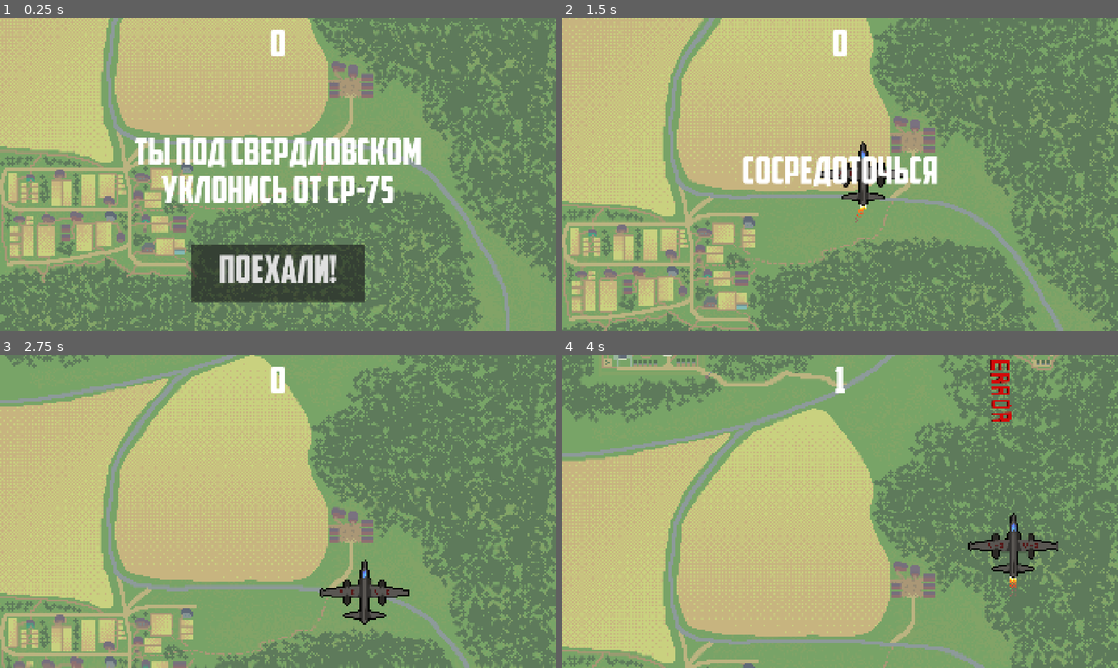
Above: before the commit, frames 1-4 (two rows, left to right).
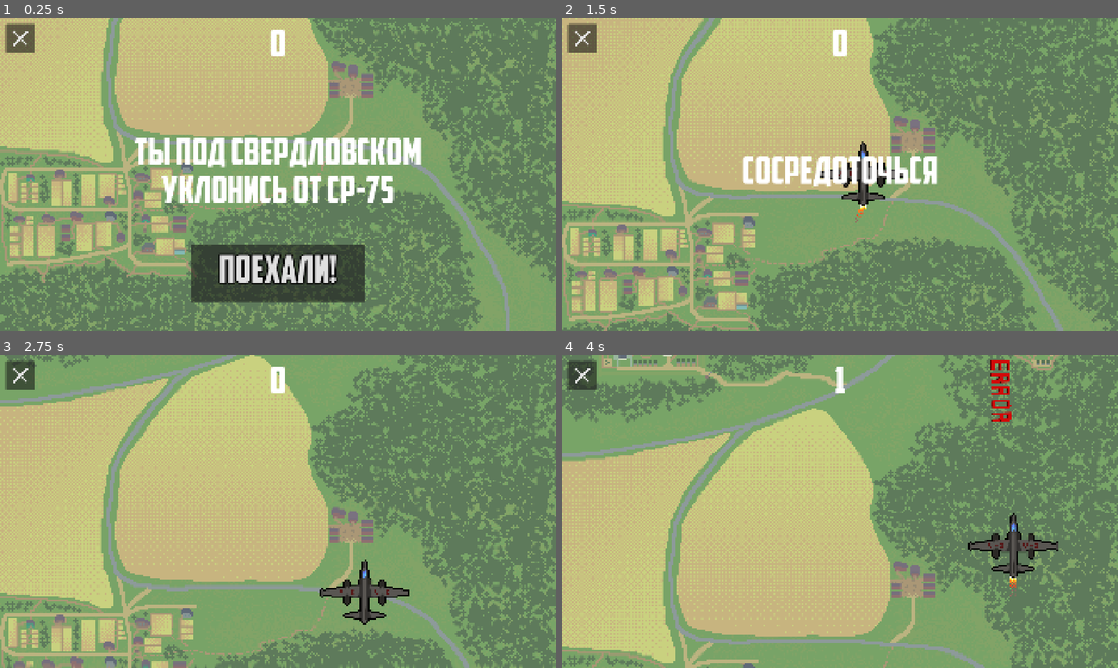
Above: after the commit, the same moments.

Repository: Griboedovich/U-2_Incident
Game: Godot game, scene res://scenes/main.tscn
Two runs of this game, one before a commit and one after it. Both use one fixed random seed, a clock stepped at 60 frames per second and the inputs below.
Inputs:
- Up to frame 1 (0.25 s): no input
- Up to frame 2 (1.5 s): click "Поехали!" at 0.5 s; hold D (move_right) from 1.28 s (still down)
- Up to frame 3 (2.75 s): release D (move_right) at 2.03 s; hold S (move_down) from 2.03 s (still down)
- Up to frame 4 (4 s): release S (move_down) at 2.78 s; hold D (move_right) 2.78-3.53 s; hold W (move_up) from 3.53 s (still down)

The runs differ from the first frame. In frame 1, 1.3% of the frame differs, in the area x 0-61%, y 1-86%; in frame 2, 0.5%; in frame 3, 0.5%; in frame 4, 0.5%.

Commit message:
Добавил кнопку выхода из игры

Diff:
--- /dev/null
+++ b/icons/close_24dp_E3E3E3.svg
@@ -0,0 +1 @@
+<svg xmlns="http://www.w3.org/2000/svg" height="24px" viewBox="0 0 24 24" width="24px" fill="#e3e3e3"><path d="M0 0h24v24H0z" fill="none"/><path d="M19 6.41L17.59 5 12 10.59 6.41 5 5 6.41 10.59 12 5 17.59 6.41 19 12 13.41 17.59 19 19 17.59 13.41 12z"/></svg>
--- a/scenes/hud.tscn
+++ b/scenes/hud.tscn
@@ -2,11 +2,12 @@
 
 [ext_resource type="FontFile" uid="uid://dio4xyt8lrr1n" path="res://fonts/americancaptaincyrillic.ttf" id="1_37p78"]
 [ext_resource type="Script" uid="uid://d0bjktdot0uc5" path="res://scripts/hud.gd" id="1_64ctp"]
+[ext_resource type="Texture2D" uid="uid://ficlx330u4gu" path="res://icons/close_24dp_E3E3E3.svg" id="3_5ysmq"]
 
-[node name="Hud" type="CanvasLayer"]
+[node name="Hud" type="CanvasLayer" unique_id=1289960736]
 script = ExtResource("1_64ctp")
 
-[node name="ScoreLabel" type="Label" parent="."]
+[node name="ScoreLabel" type="Label" parent="." unique_id=1723087072]
 anchors_preset = 10
 anchor_right = 1.0
 offset_bottom = 203.0
@@ -17,7 +18,7 @@
 horizontal_alignment = 1
 vertical_alignment = 1
 
-[node name="Message" type="Label" parent="."]
+[node name="Message" type="Label" parent="." unique_id=224961790]
 anchors_preset = 14
 anchor_top = 0.5
 anchor_right = 1.0
@@ -34,7 +35,7 @@
 vertical_alignment = 1
 autowrap_mode = 2
 
-[node name="StartButton" type="Button" parent="."]
+[node name="StartButton" type="Button" parent="." unique_id=1300608707]
 anchors_preset = 7
 anchor_left = 0.5
 anchor_top = 1.0
@@ -46,13 +47,24 @@
 offset_bottom = -100.0
 grow_horizontal = 2
 grow_vertical = 0
+theme_override_constants/outline_size = 20
 theme_override_fonts/font = ExtResource("1_37p78")
 theme_override_font_sizes/font_size = 128
 text = "Поехали!"
 
-[node name="MessageTimer" type="Timer" parent="."]
+[node name="MessageTimer" type="Timer" parent="." unique_id=58791022]
 wait_time = 2.0
 one_shot = true
 
+[node name="ExitButton" type="Button" parent="." unique_id=1265925798]
+offset_left = 20.0
+offset_top = 20.0
+offset_right = 120.0
+offset_bottom = 120.0
+theme_override_icons/icon = ExtResource("3_5ysmq")
+icon_alignment = 1
+expand_icon = true
+
 [connection signal="pressed" from="StartButton" to="." method="_on_start_button_pressed"]
 [connection signal="timeout" from="MessageTimer" to="." method="_on_message_timer_timeout"]
+[connection signal="pressed" from="ExitButton" to="." method="_on_exit_button_pressed"]
--- a/scenes/main.tscn
+++ b/scenes/main.tscn
@@ -24,6 +24,7 @@
 "hell_yeah": 50,
 "normal": 50
 })
+freeze_range = Vector2(5, 10)
 
 [node name="BackgroundManager" parent="." unique_id=1909795562 groups=["freezing"] instance=ExtResource("5_tbgi4")]
 scroll_speed = 150
--- a/scripts/hud.gd
+++ b/scripts/hud.gd
@@ -30,3 +30,7 @@
 func _on_start_button_pressed() -> void:
 	$StartButton.hide()
 	start_game.emit()
+
+
+func _on_exit_button_pressed() -> void:
+	get_tree().quit()
--- a/scripts/main.gd
+++ b/scripts/main.gd
@@ -71,6 +71,8 @@
 
 
 func game_over() -> void:
+	if temporary_timer != null:
+		temporary_timer.queue_free()
 	$"RocketTimer".stop()
 	$ScoreTimer.stop()
 
Not shown, added: icons/close_24dp_E3E3E3.svg.import
